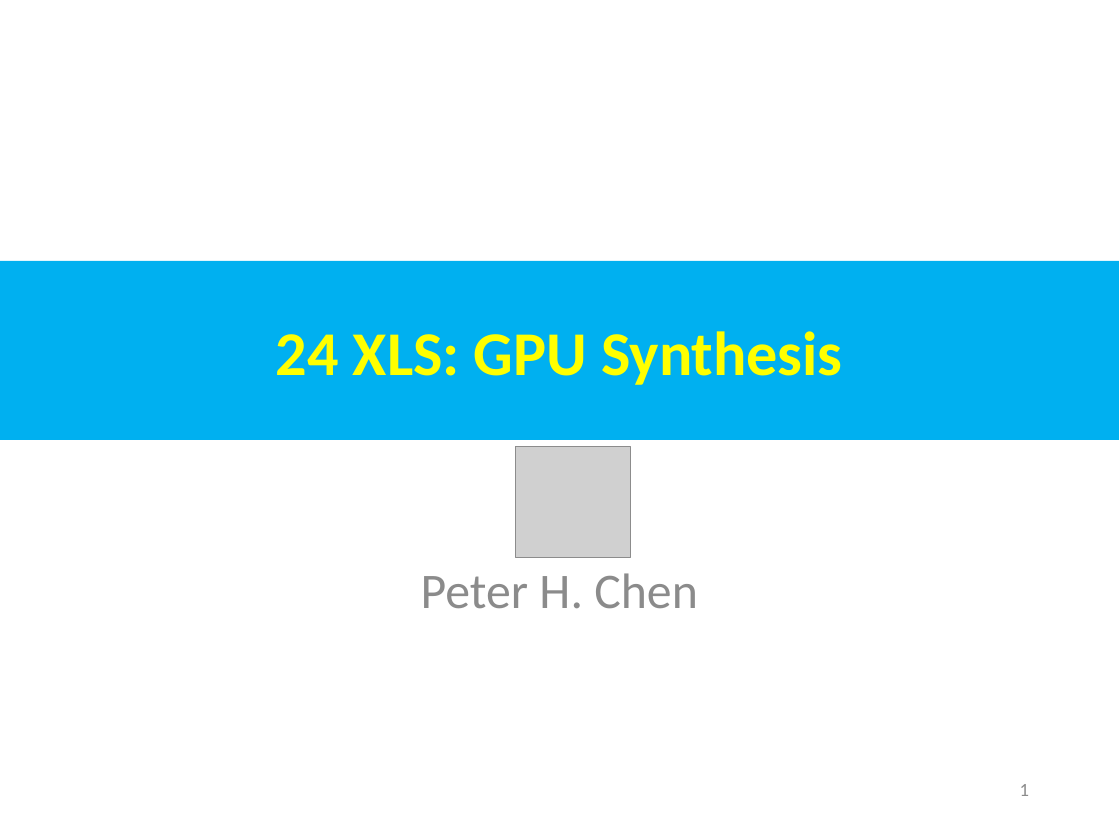
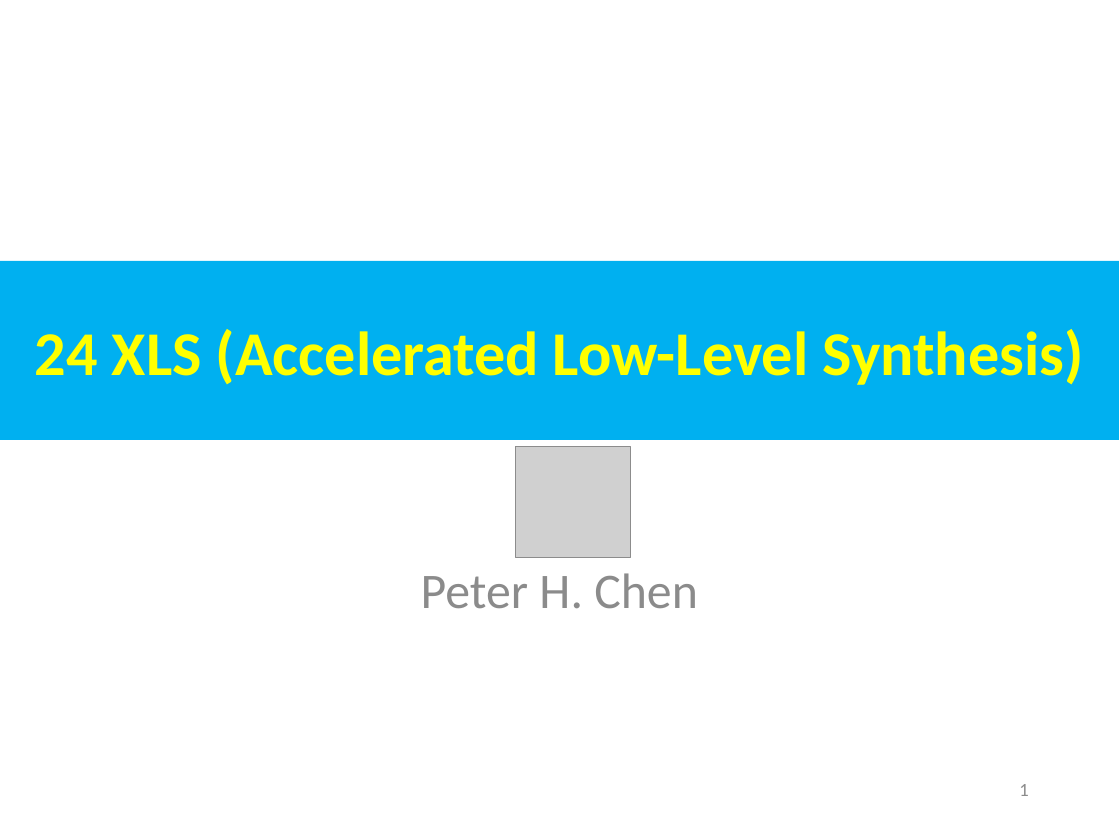
Before and after one commit to peterhchen/AIU_CS800_Chisel, a slide deck: slide 1 of 500_UCSC_HWD/024_XLS/000_Video/024.XLS.ppt. Drawn at 1120x840 pixels with LibreOffice and Linux fonts; fonts in the diff are those of the drawing; grey boxes stand for pictures. Boxes give left, top, right and bottom in pixels: in the first picture for what was removed or moved away, otherwise in the second. Text is boxed around its words. In the diff, an @@ line names an element or a change of style, - is before the commit and + after.

```diff
--- a/500_UCSC_HWD/024_XLS/000_Video/024.XLS.ppt
+++ b/500_UCSC_HWD/024_XLS/000_Video/024.XLS.ppt
@@ text in rectangle at bbox=[35, 329, 1084, 385]: text changed @@
-24 XLS: GPU Synthesis
+24 XLS (Accelerated Low-Level Synthesis)
```
Also in this commit, not shown: 2 other slides changed, 24 slides added, 1 slide removed.
